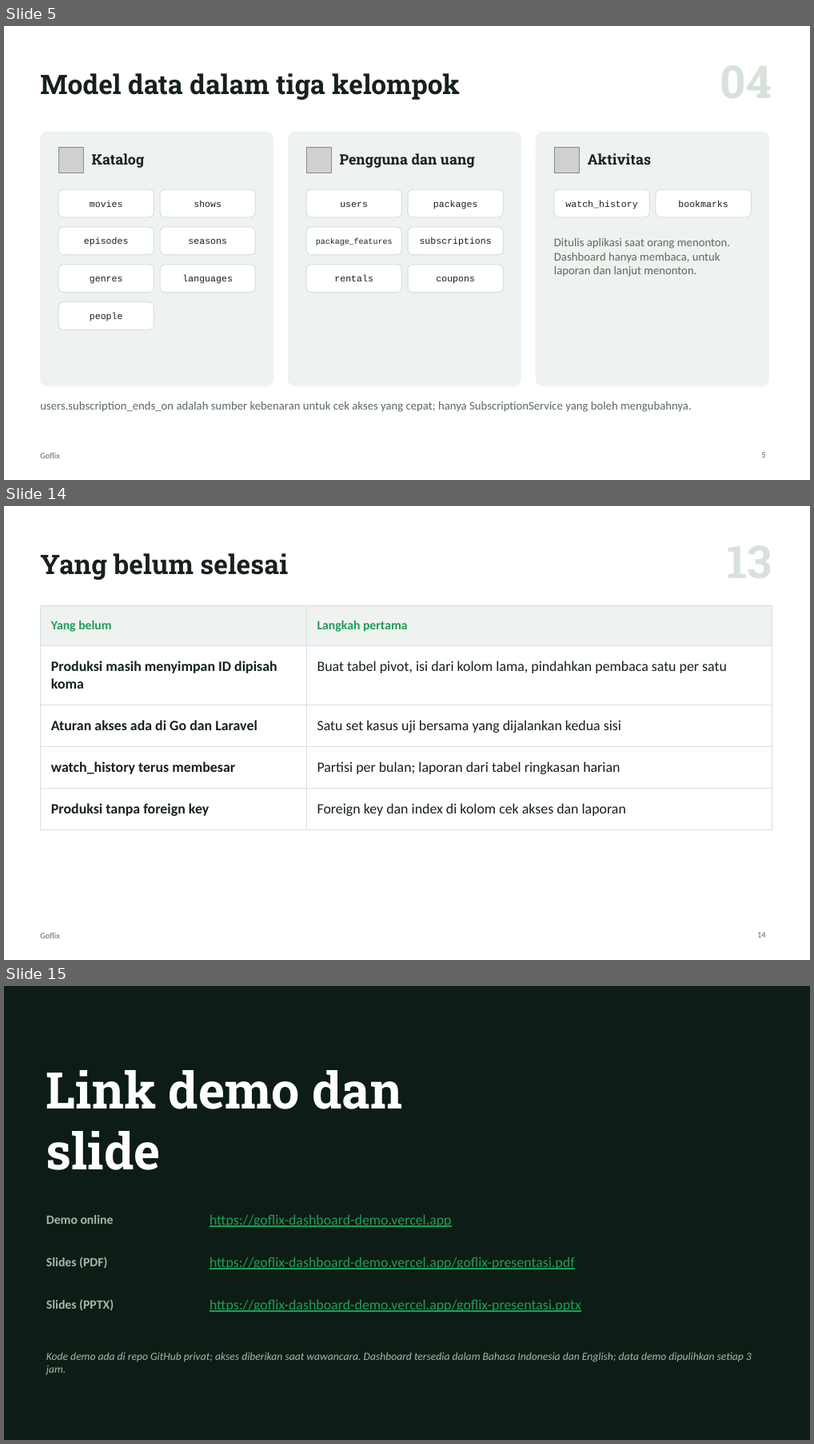
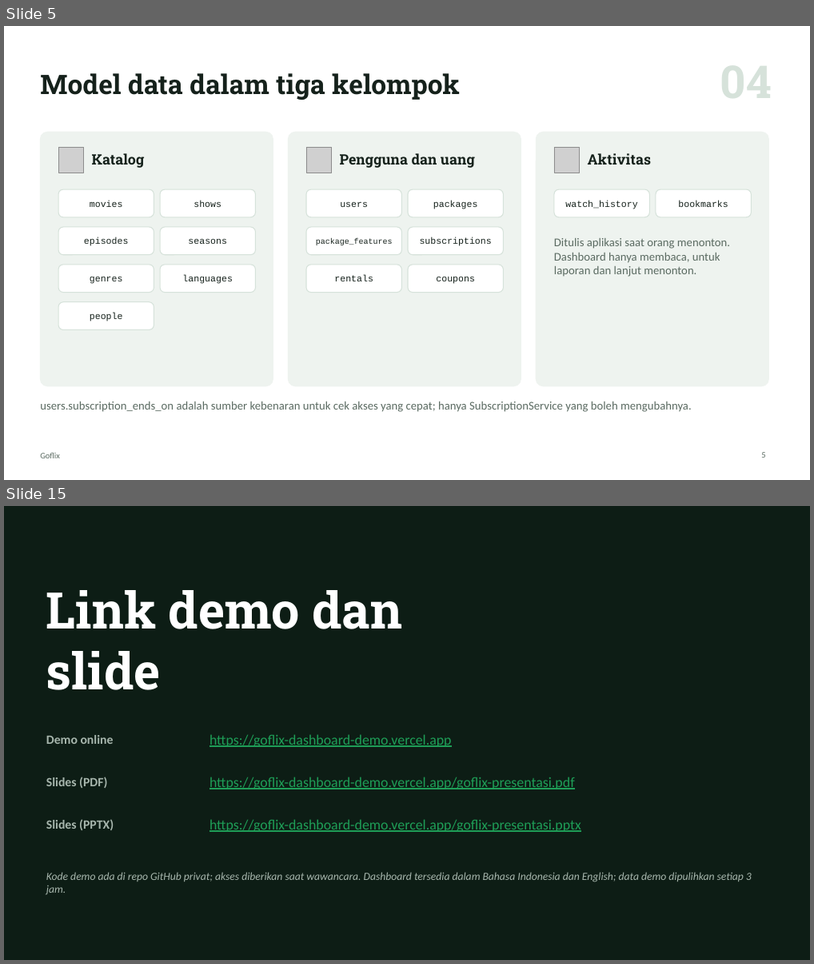
Before and after one commit to Enricosaputra/goflix-dashboard-demo, a slide deck: docs/Goflix-presentasi.pptx. Shown one above the other, each under a label of ours: slides 5, 14 and 15 before the commit, slides 5 and 15 after it; the slides between them are not shown. The pictures are 814x1444 and 814x964 pixels, drawn with LibreOffice and Linux fonts; fonts in the diff are those of the drawing; grey boxes stand for pictures. Boxes give left, top, right and bottom in pixels: in the first picture for what was removed or moved away, otherwise in the second. Text is boxed around its words. In the diff, an @@ line names an element or a change of style, - is before the commit and + after.

```diff
--- a/docs/Goflix-presentasi.pptx
+++ b/docs/Goflix-presentasi.pptx
@@ slide 14 removed at <box>4,506,810,960</box>, background #FFFFFF; not listed: 1 template element that a slide beside it also shows @@
@@ title removed at <box>40,553,288,580</box> @@
-Yang belum selesai
@@ table removed at <box>40,606,772,819</box>, 5 rows, 2 columns @@
-Yang belum | Langkah pertama
-Produksi masih menyimpan ID dipisah koma | Buat tabel pivot, isi dari kolom lama, pindahkan pembaca satu per satu
-Aturan akses ada di Go dan Laravel | Satu set kasus uji bersama yang dijalankan kedua sisi
-watch_history terus membesar | Partisi per bulan; laporan dari tabel ringkasan harian
-Produksi tanpa foreign key | Foreign key dan index di kolom cek akses dan laporan
@@ page number removed at <box>758,932,766,937</box> @@
-14
```
Also in this commit, not shown: 7 slides changed, 2 slides added, 1 other slide removed, 8 other files.
